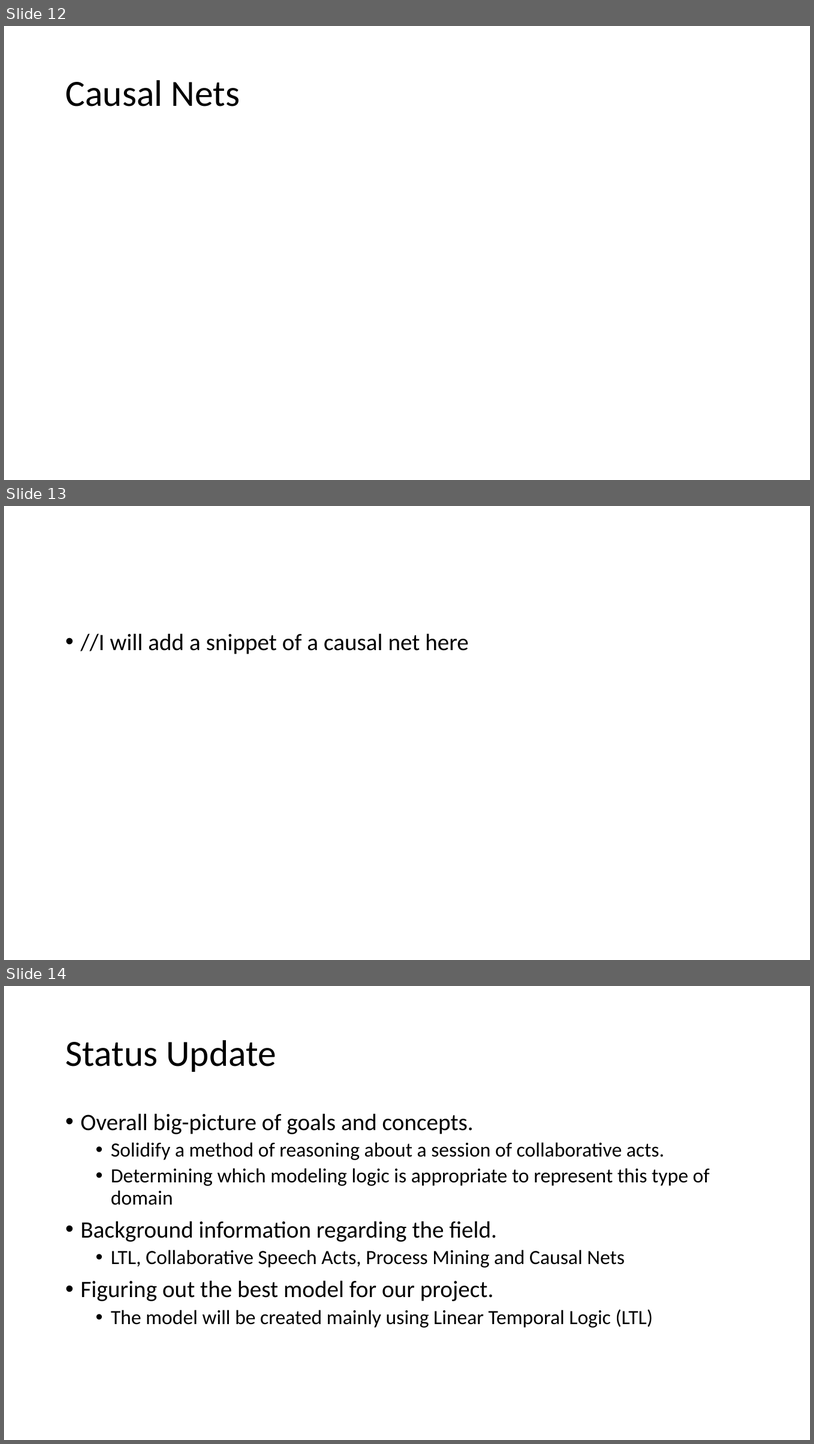
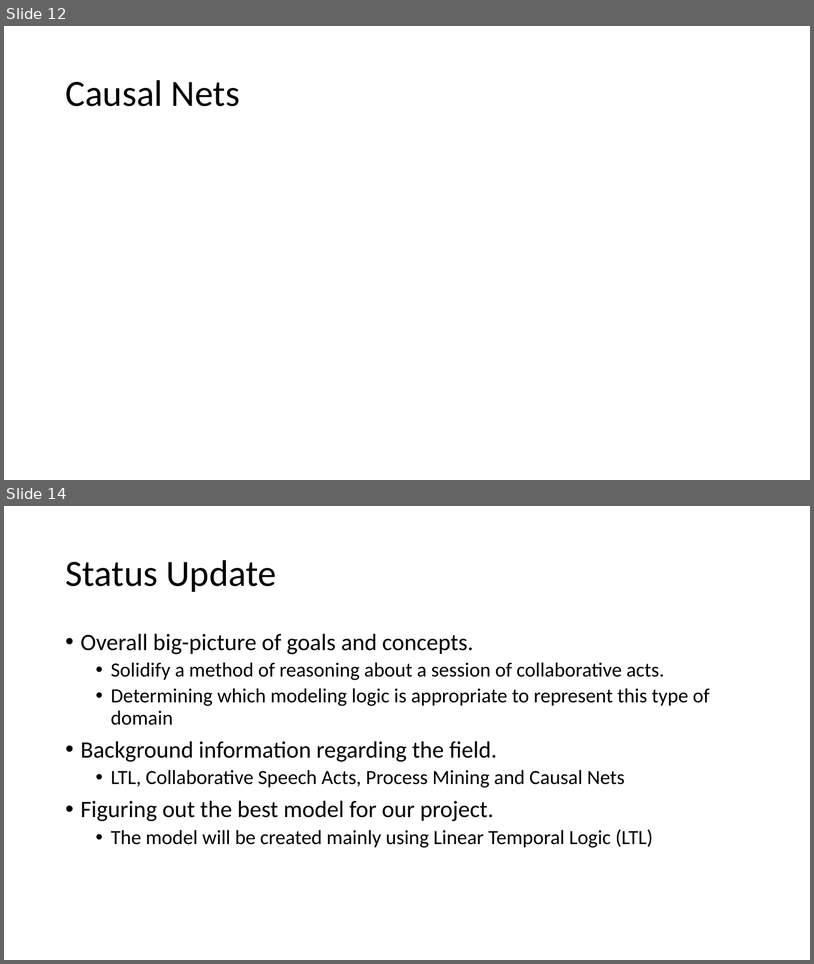
Before and after one commit to kensekense/unige-spring-2020, a slide deck: presentation1_CSAmodeling.pptx. Shown one above the other, each under a label of ours: slides 12, 13 and 14 before the commit, slides 12 and 14 after it; the slides between them are not shown. The pictures are 814x1444 and 814x964 pixels, drawn with LibreOffice and Linux fonts; fonts in the diff are those of the drawing; grey boxes stand for pictures. Boxes give left, top, right and bottom in pixels: in the first picture for what was removed or moved away, otherwise in the second. Text is boxed around its words. In the diff, an @@ line names an element or a change of style, - is before the commit and + after.

Commit message:
pres1 kense snippet ups

```diff
--- a/presentation1_CSAmodeling.pptx
+++ b/presentation1_CSAmodeling.pptx
@@ slide 13 removed at [4,506,810,960], background #FFFFFF @@
@@ text removed at [81,633,469,654] @@
-• //I will add a snippet of a causal net here
```
Also in this commit, not shown: 1 slide added, 1 other file.
